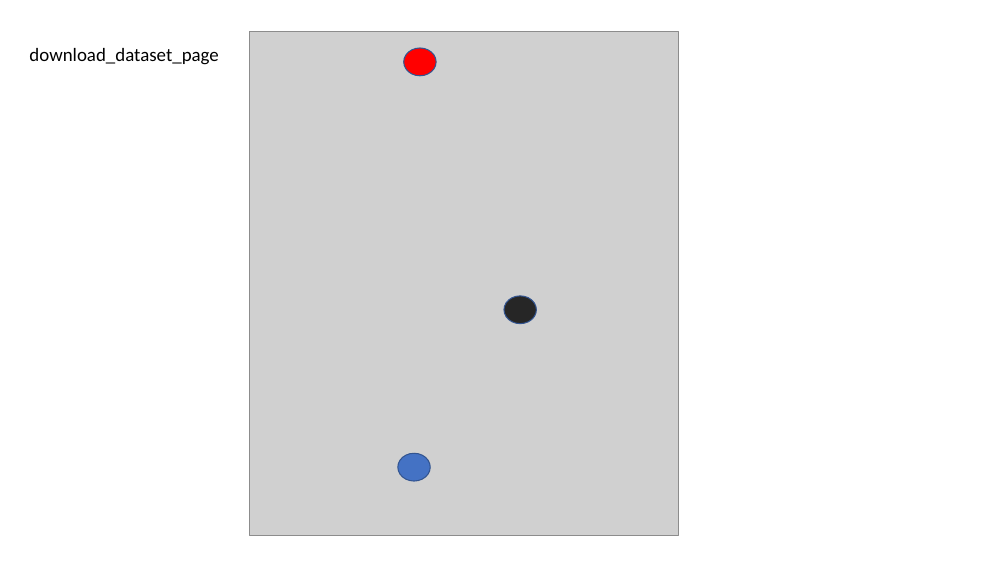
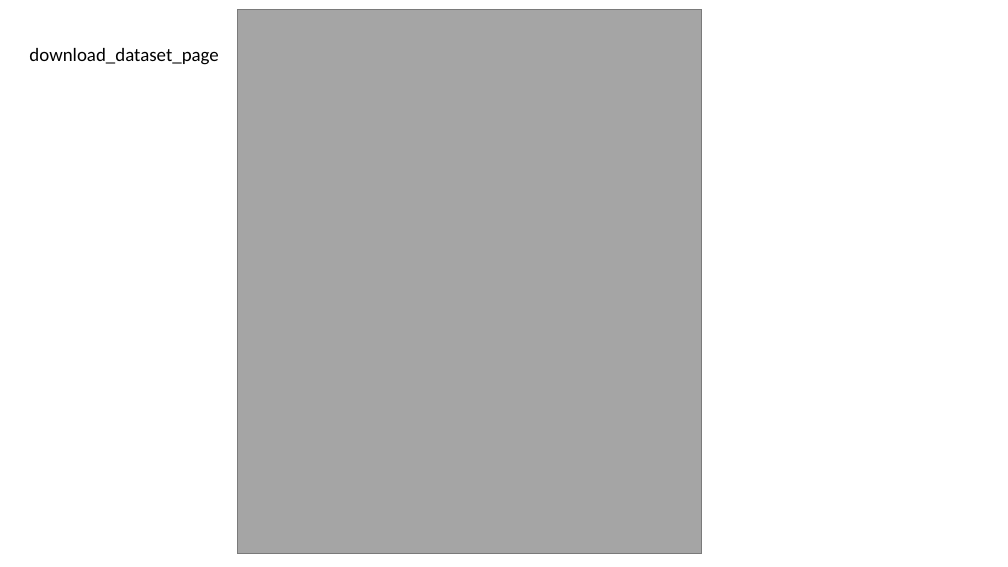
Before and after one commit to sohaibi/EE461L-Project, a slide deck: slide 9 of web app design user flow/userflow.pptx. Drawn at 1008x567 pixels with LibreOffice and Linux fonts; fonts in the diff are those of the drawing; grey boxes stand for pictures. Boxes give left, top, right and bottom in pixels: in the first picture for what was removed or moved away, otherwise in the second. Text is boxed around its words. In the diff, an @@ line names an element or a change of style, - is before the commit and + after.

```diff
--- a/web app design user flow/userflow.pptx
+++ b/web app design user flow/userflow.pptx
@@ rectangle added at [237, 9, 702, 553], fill #A5A5A5, outline #7A7A7A 1 pt @@
@@ picture removed at [250, 32, 679, 536] @@
@@ ellipse removed at [404, 48, 436, 76] @@
@@ ellipse removed at [504, 296, 537, 324] @@
@@ ellipse removed at [398, 454, 430, 482] @@
```
Also in this commit, not shown: 6 other slides changed.
